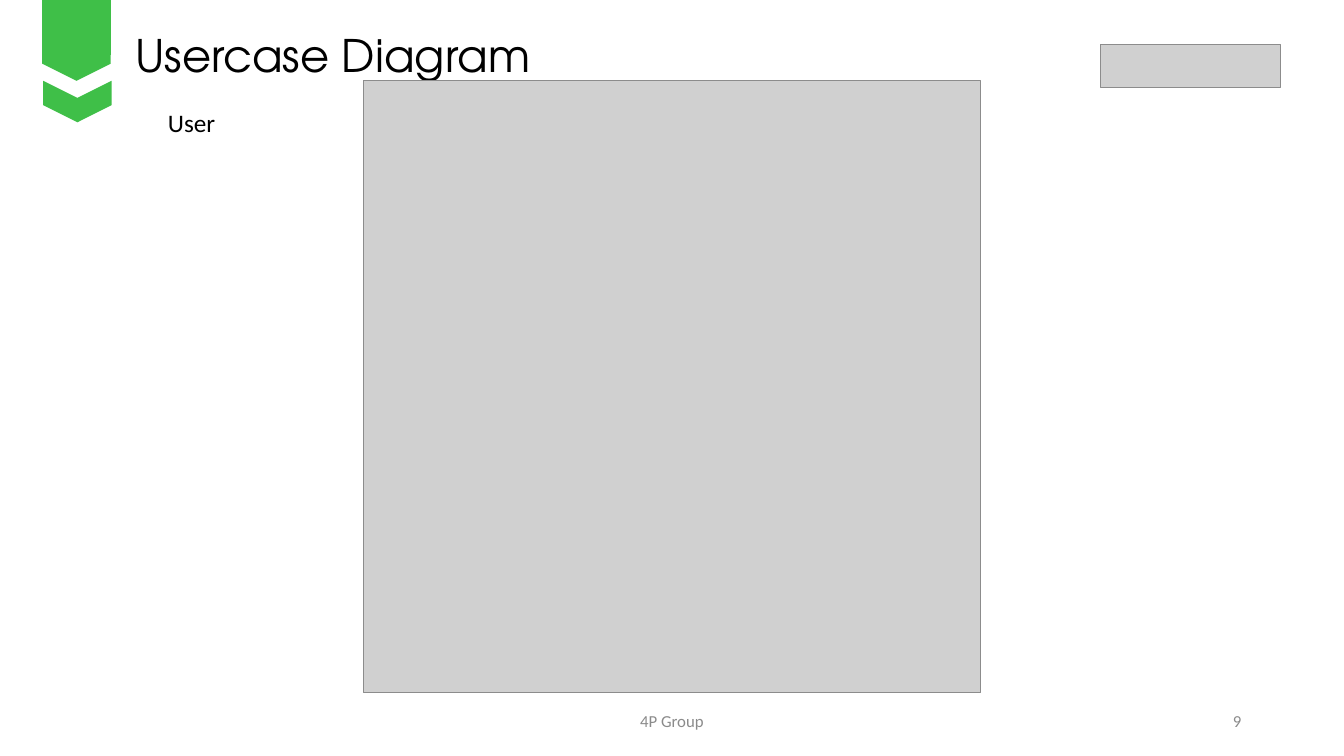
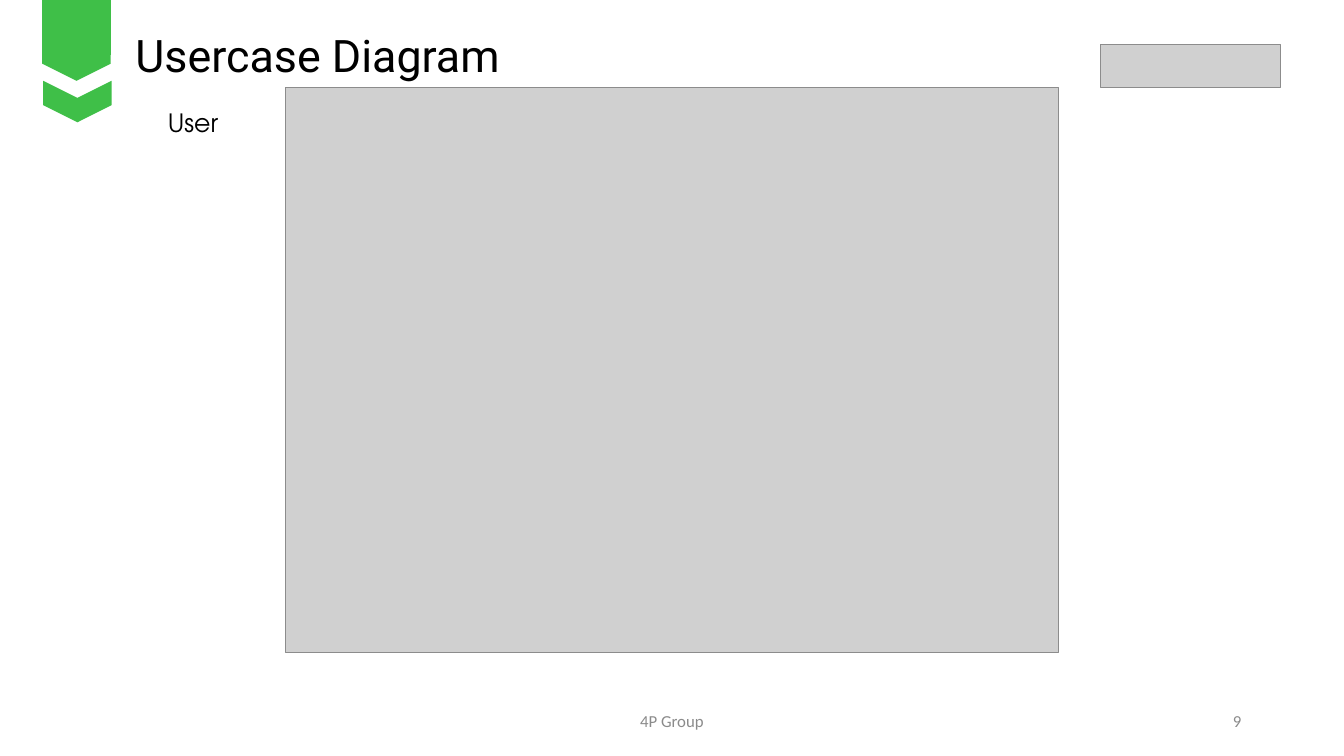
Before and after one commit to nhanntce/Fall_Group01, a slide deck: slide 9 of [Group 01][4P Food][PowerPointSWD].pptx. Drawn at 1344x756 pixels with LibreOffice and Linux fonts; fonts in the diff are those of the drawing; grey boxes stand for pictures. Boxes give left, top, right and bottom in pixels: in the first picture for what was removed or moved away, otherwise in the second. Text is boxed around its words. In the diff, an @@ line names an element or a change of style, - is before the commit and + after.

```diff
--- a/[Group 01][4P Food][PowerPointSWD].pptx
+++ b/[Group 01][4P Food][PowerPointSWD].pptx
@@ text "Usercase Diagram" at [135,39,500,82]: font TeX Gyre Adventor to Roboto @@
@@ picture: place and size @@
-picture at [363,81,981,693]
+picture at [285,87,1059,652]
@@ text "User" at [168,113,218,133]: font Calibri to TeX Gyre Adventor @@
```
Also in this commit, not shown: 12 other slides changed, 13 other files.
